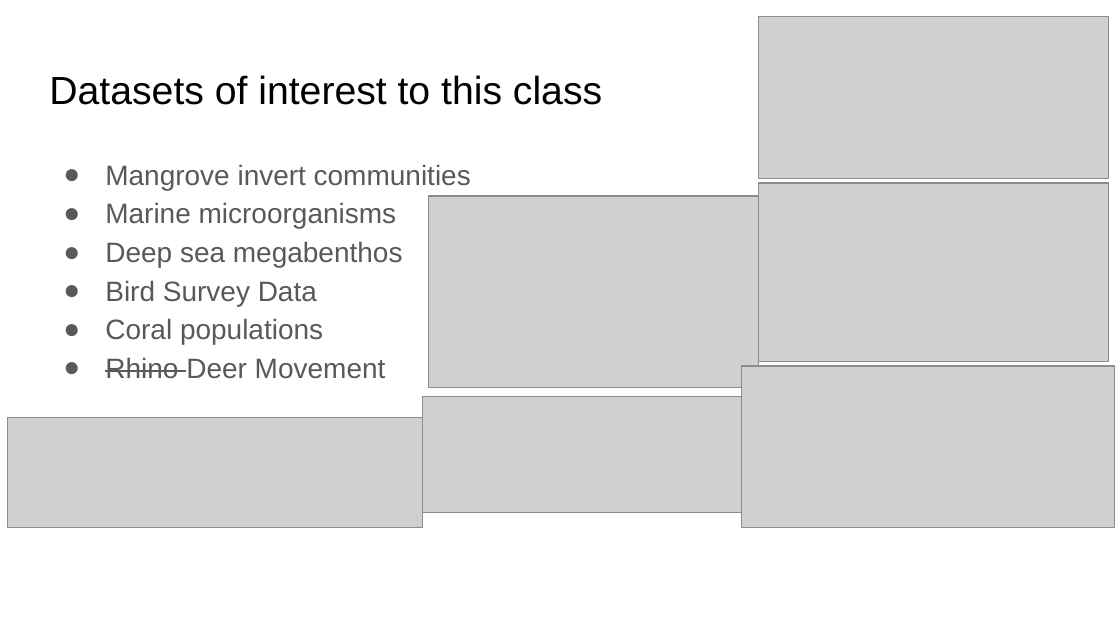
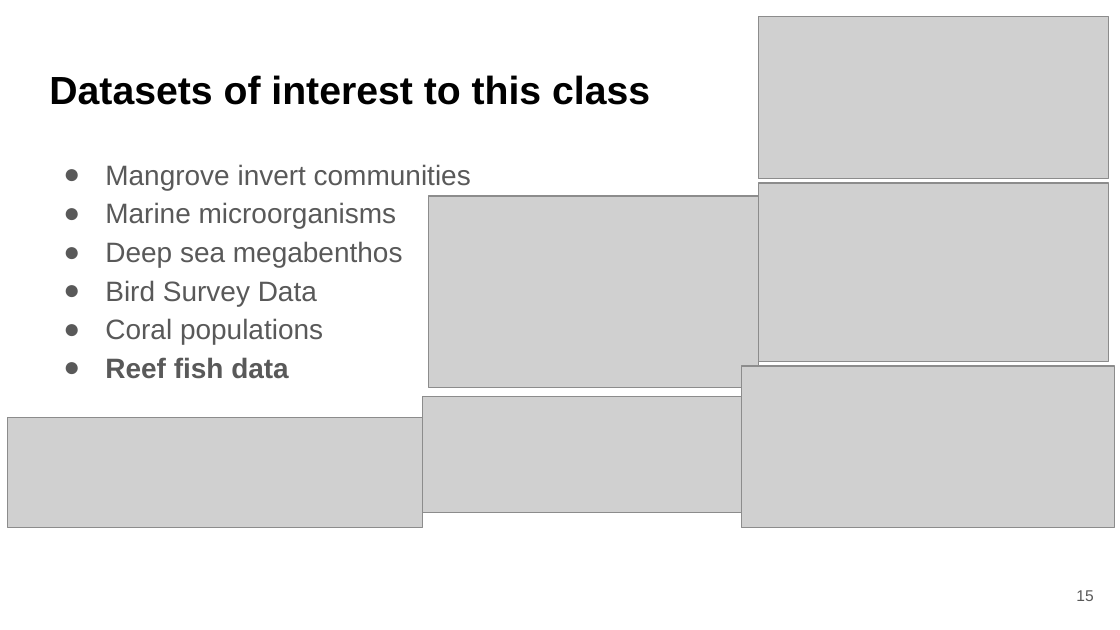
Before and after one commit to bmaitner/biometry_course, a slide deck: slide 15 of lectures/Lecture_06_exploratory_analyses_II.pptx (slide 10 before the commit). Drawn at 1120x630 pixels with LibreOffice and Linux fonts; fonts in the diff are those of the drawing; grey boxes stand for pictures. Boxes give left, top, right and bottom in pixels: in the first picture for what was removed or moved away, otherwise in the second. Text is boxed around its words. In the diff, an @@ line names an element or a change of style, - is before the commit and + after.

Commit message:
lecture 06 updated, converted assignment text to md files

```diff
--- a/lectures/Lecture_06_exploratory_analyses_II.pptx
+++ b/lectures/Lecture_06_exploratory_analyses_II.pptx
@@ title "Datasets of interest to this ..." at [49,75,650,105]: bold on @@
@@ text at [105,357,289,379]: text changed; bold on @@
-● Rhino Deer Movement
+● Reef fish data
@@ page number added at [1076,590,1093,601], 10 pt, text #595959 @@
+15
```
Also in this commit, not shown: 11 other slides changed, 20 slides added, 22 other files.
